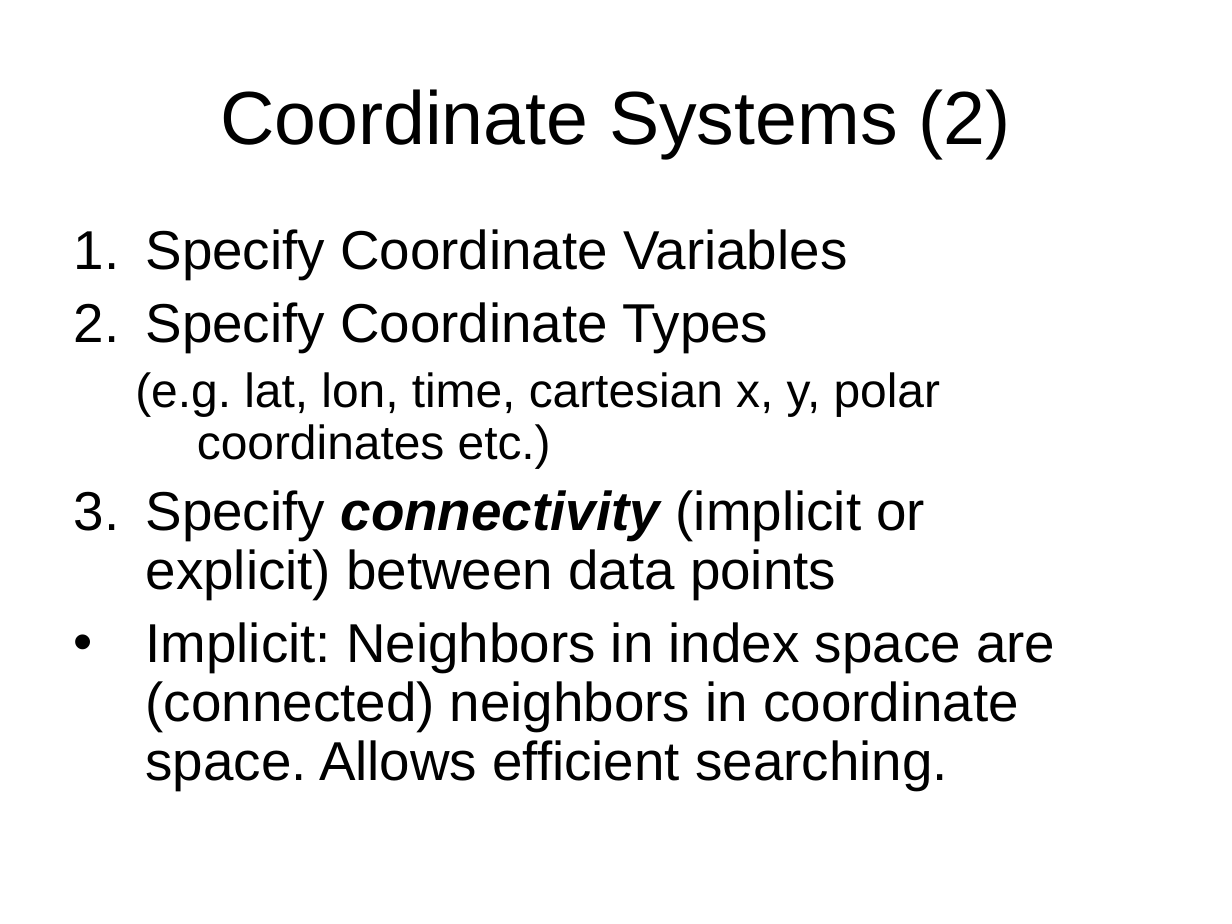
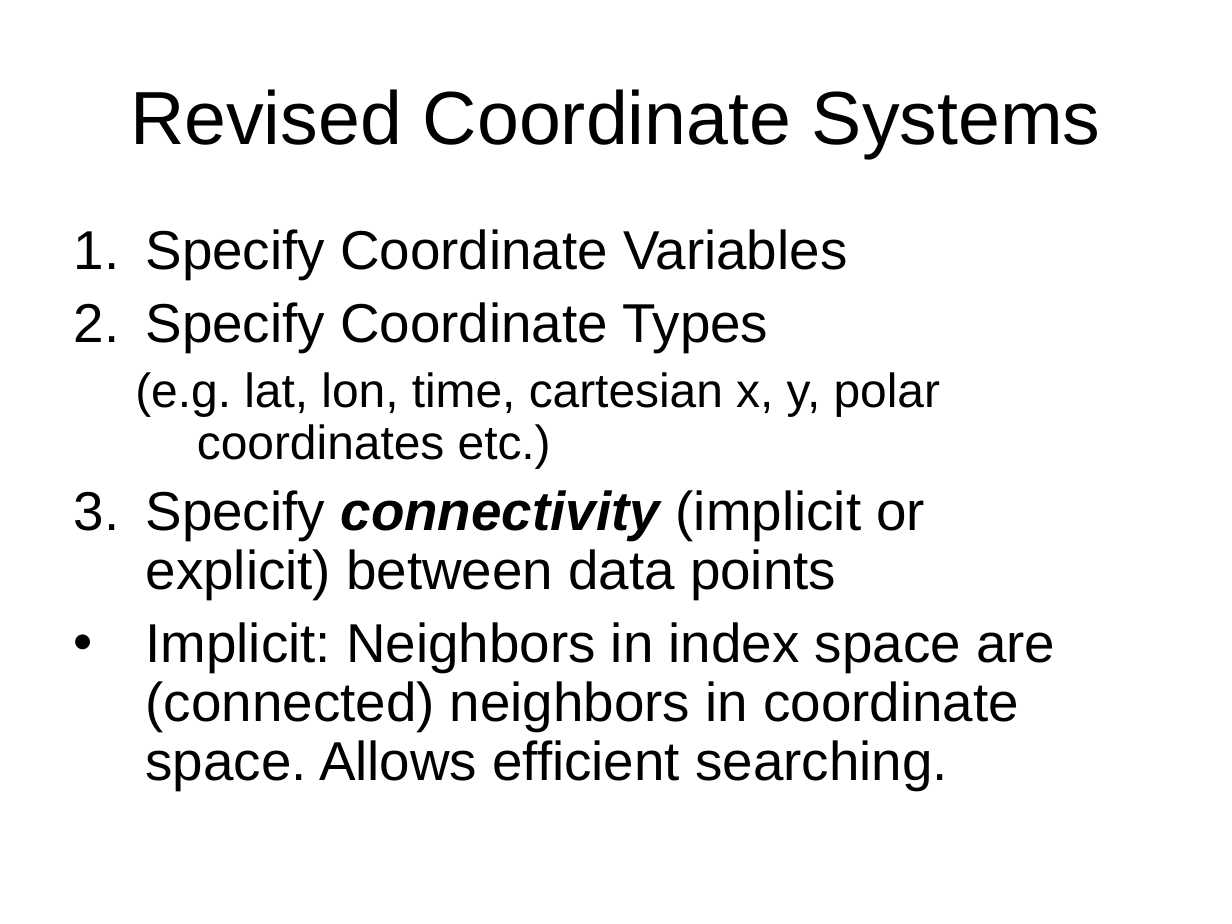
Before and after one commit to ooici-eoi/THREDDS, a slide deck: slide 22 of docs/web/netcdf-java/site/tutorial/CDMoverview.ppt. Drawn at 1232x924 pixels with LibreOffice and Linux fonts; fonts in the diff are those of the drawing; background and template pictures are left out. Boxes give left, top, right and bottom in pixels: in the first picture for what was removed or moved away, otherwise in the second. Text is boxed around its words. In the diff, an @@ line names an element or a change of style, - is before the commit and + after.

```diff
--- a/docs/web/netcdf-java/site/tutorial/CDMoverview.ppt
+++ b/docs/web/netcdf-java/site/tutorial/CDMoverview.ppt
@@ title at [130, 89, 1101, 158]: text changed @@
-Coordinate Systems (2)
+Revised Coordinate Systems
```
Also in this commit, not shown: 4 other slides changed, 55 other files.
